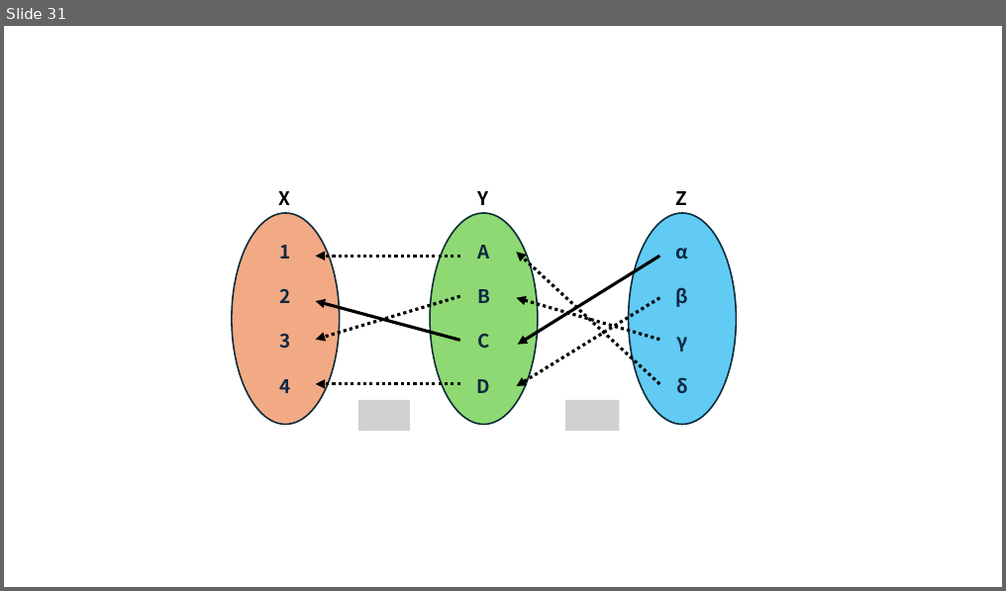
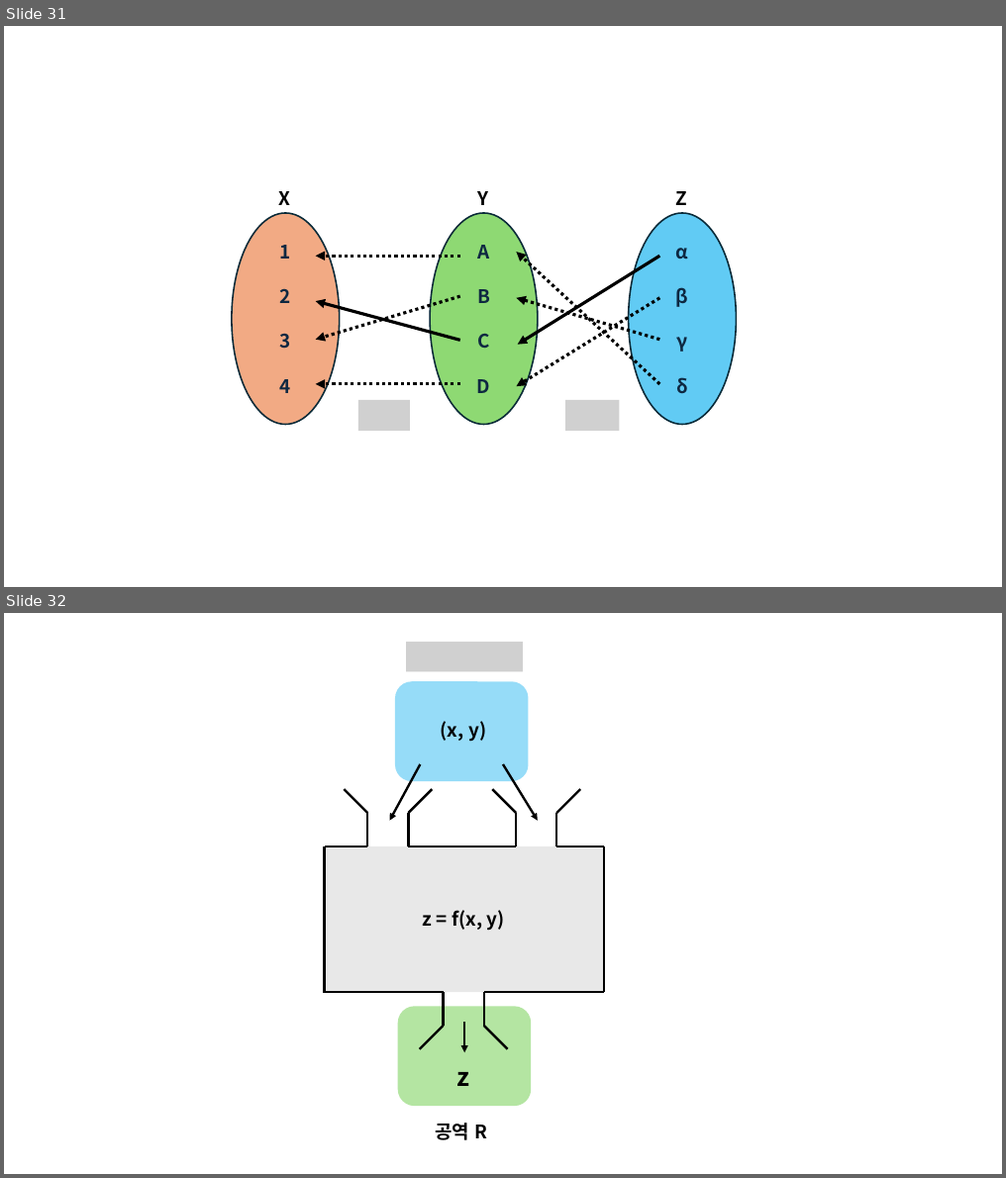
Before and after one commit to corn1200/GameMath-example, a slide deck: img/그림.pptx. Shown one above the other, each under a label of ours: slide 31 before the commit, slides 31 and 32 after it. The pictures are 1006x591 and 1006x1178 pixels, drawn with LibreOffice and Linux fonts; fonts in the diff are those of the drawing; grey boxes stand for pictures. Boxes give left, top, right and bottom in pixels: in the first picture for what was removed or moved away, otherwise in the second. Text is boxed around its words. In the diff, an @@ line names an element or a change of style, - is before the commit and + after.

```diff
--- a/img/그림.pptx
+++ b/img/그림.pptx
@@ slide 32 added at box(4, 613, 1002, 1174), background #FFFFFF @@
@@ picture added at box(406, 642, 523, 671) @@
@@ rounded rectangle added at box(395, 682, 528, 781), fill #96DCF8 @@
@@ text added at box(441, 721, 486, 742), 18 pt, text #000000, bold @@
+(x, y)
@@ group added at box(344, 789, 433, 847): 4 lines @@
@@ arrow added from (420, 764) to (389, 820), #000000 2.25 pt @@
@@ group added at box(492, 789, 580, 847): 4 lines @@
@@ arrow added from (503, 764) to (538, 820), #000000 2.25 pt @@
@@ rectangle added at box(323, 847, 604, 992), fill #E8E8E8, 18 pt, text #000000, bold @@
+z = f(x, y)
@@ line added from (325, 847) to (325, 992), #000000 2.25 pt @@
@@ line added from (368, 847) to (325, 847), #000000 2.25 pt @@
@@ line added from (516, 847) to (408, 847), #000000 2.25 pt @@
@@ line added from (604, 847) to (556, 847), #000000 2.25 pt @@
@@ line added from (604, 847) to (604, 992), #000000 2.25 pt @@
@@ line added from (444, 992) to (323, 992), #000000 2.25 pt @@
@@ line added from (444, 992) to (444, 1026), #000000 2.25 pt @@
@@ line added from (484, 992) to (484, 1026), #000000 2.25 pt @@
@@ line added from (604, 992) to (484, 992), #000000 2.25 pt @@
@@ rounded rectangle added at box(398, 1007, 531, 1106), fill #B4E5A2 @@
@@ line added from (444, 1026) to (420, 1050), #000000 2.25 pt @@
@@ arrow added from (464, 1023) to (464, 1054), #000000 2.25 pt @@
@@ line added from (484, 1026) to (508, 1050), #000000 2.25 pt @@
@@ text added at box(457, 1072, 470, 1086), 24 pt, text #000000, bold @@
+z
@@ text added at box(435, 1123, 487, 1141), 18 pt, text #000000, bold @@
+공역 R
```
Also in this commit, not shown: 1 other slide added, 3 other files.
